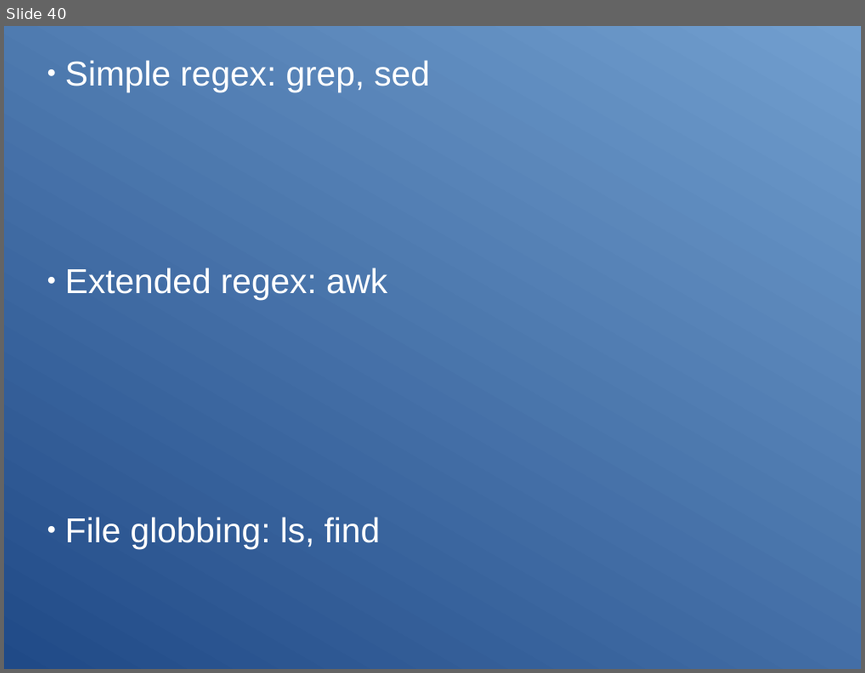
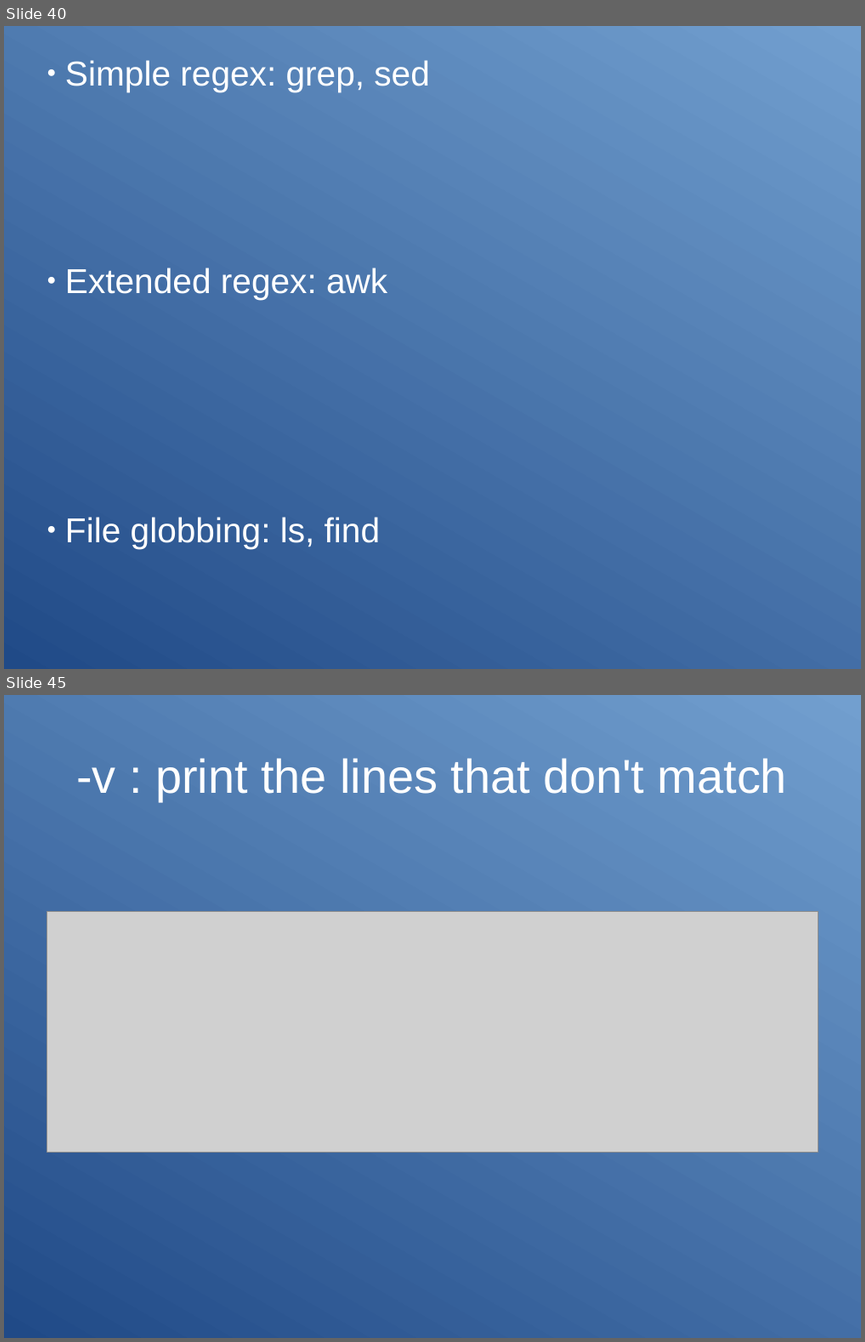
Before and after one commit to Clibre/An-introduction-to-bash, a slide deck: presentation.odp. Shown one above the other, each under a label of ours: slide 40 before the commit, slides 40 and 45 after it; the slides between them are not shown. The pictures are 865x673 and 865x1342 pixels, drawn with LibreOffice and Linux fonts; fonts in the diff are those of the drawing; grey boxes stand for pictures. Boxes give left, top, right and bottom in pixels: in the first picture for what was removed or moved away, otherwise in the second. Text is boxed around its words. In the diff, an @@ line names an element or a change of style, - is before the commit and + after.

```diff
--- a/presentation.odp
+++ b/presentation.odp
@@ slide 45 added at (4, 695, 861, 1338), background gradient #204A87 to #729FCF @@
@@ title added at (76, 758, 787, 801), 44 pt, text #FFFFFF @@
+-v : print the lines that don't match
@@ picture added at (46, 912, 818, 1152) @@
```
Also in this commit, not shown: 10 other slides added, 10 other files.
